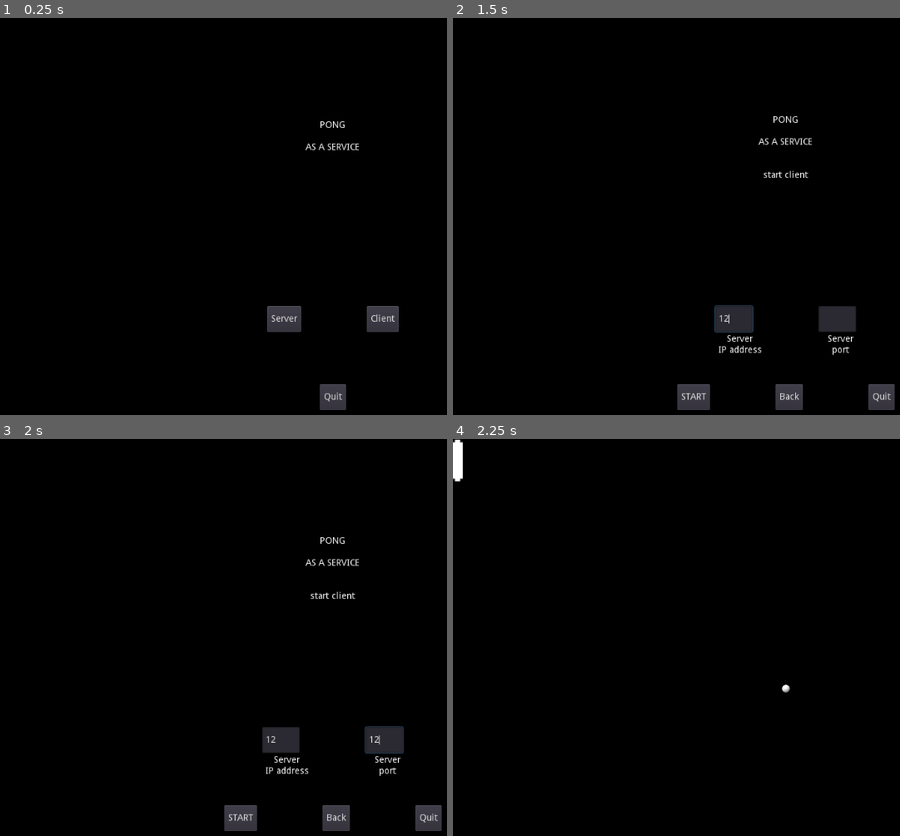
Above: before the commit, frames 1-4 (two rows, left to right).
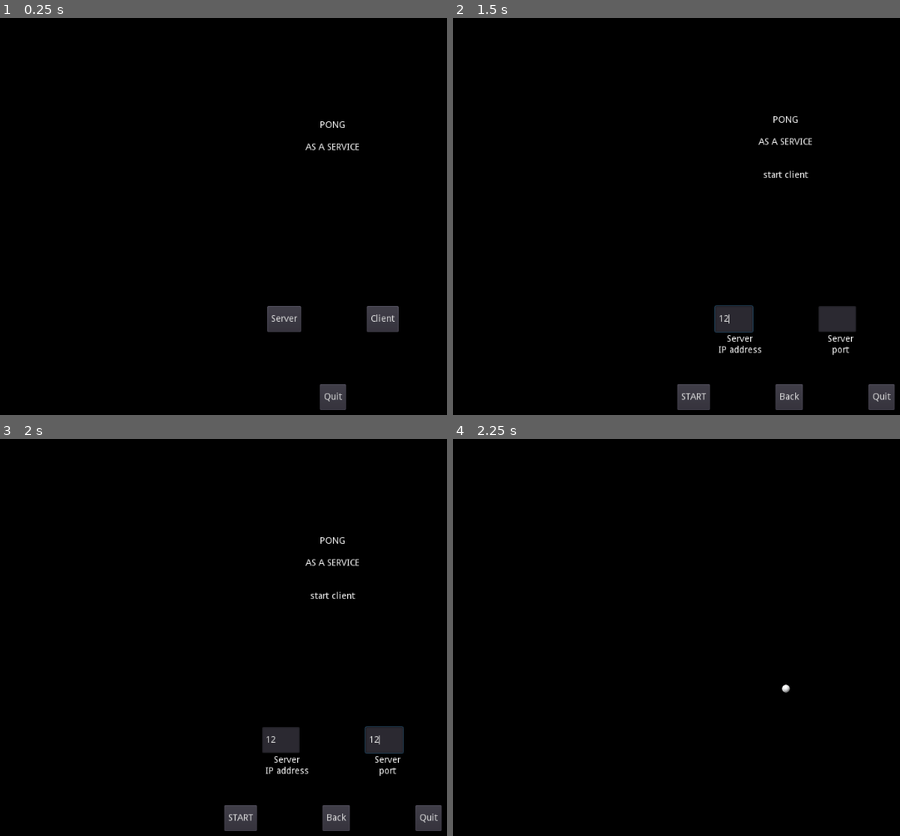
Above: after the commit, the same moments.

Repository: wisienka91/pongasaservice
Game: Godot game, scene res://menu/MainMenu.tscn
Two runs of this game, one before a commit and one after it. Both use one fixed random seed, a clock stepped at 60 frames per second and the inputs below.
Inputs (mouse positions are in pixels of both pictures, inside the frame that each line leads up to):
- Up to frame 1 (0.25 s): no input
- Up to frame 2 (1.5 s): click "Client" at 0.5 s; click (734, 319) at 1.27 s; type "12" at 1.35 s
- Up to frame 3 (2 s): click (384, 740) at 1.5 s; type "12" at 1.58 s
- Up to frame 4 (2.25 s): click "START" at 2 s

Frames 1-3 are identical in both runs. In frame 4, 0.2% of the frame differs, in the area x 0-3%, y 0-11%.
Error in both runs: Invalid get index '1' (on base: 'Array'). (res://lib/network.gd:4)

Commit message:
Try to separate players movement

Diff:
--- a/game/Game.gd
+++ b/game/Game.gd
@@ -22,9 +22,9 @@
 		init_player(player_id, false)
 
 func _physics_process(delta):
-	if peer_id == null:
-		peer_id = get_tree().get_network_unique_id()
-	else:
+	#if peer_id == null and :
+	#	peer_id = get_tree().get_network_unique_id()
+	if peer_id != null:
 		var ball = get_node("Ball")
 		Network.get_ball_info(peer_id, null)
 		ball.position = GameState.ball.ball_position
@@ -58,13 +58,15 @@
 	var new_player = playerScene.instance()
 	new_player.is_operating = is_operating
 	if is_operating:
+		new_player.peer_id = get_tree().get_network_unique_id()
 		new_player.position = Vector2(
 			GameState.boundaries.player_x_size,
 			GameState.boundaries.player_y_size
 		)
 		print("Is operating")
 	else:
-		new_player.player_id = player_id
+		#new_player.player_id = player_id
+		new_player.peer_id = player_id
 		new_player.position = Vector2(
 		1000 + GameState.boundaries.player_x_size,
 		GameState.boundaries.player_y_size
--- a/game/Player.gd
+++ b/game/Player.gd
@@ -8,7 +8,7 @@
 var is_operating = false
 
 func _ready():
-	peer_id = get_tree().get_network_unique_id()
+	#peer_id = get_tree().get_network_unique_id()
 	size = {
 		x = get_node("CollisionShape2D").get_shape().get_extents()[0],
 		y = get_node("CollisionShape2D").get_shape().get_extents()[1]
